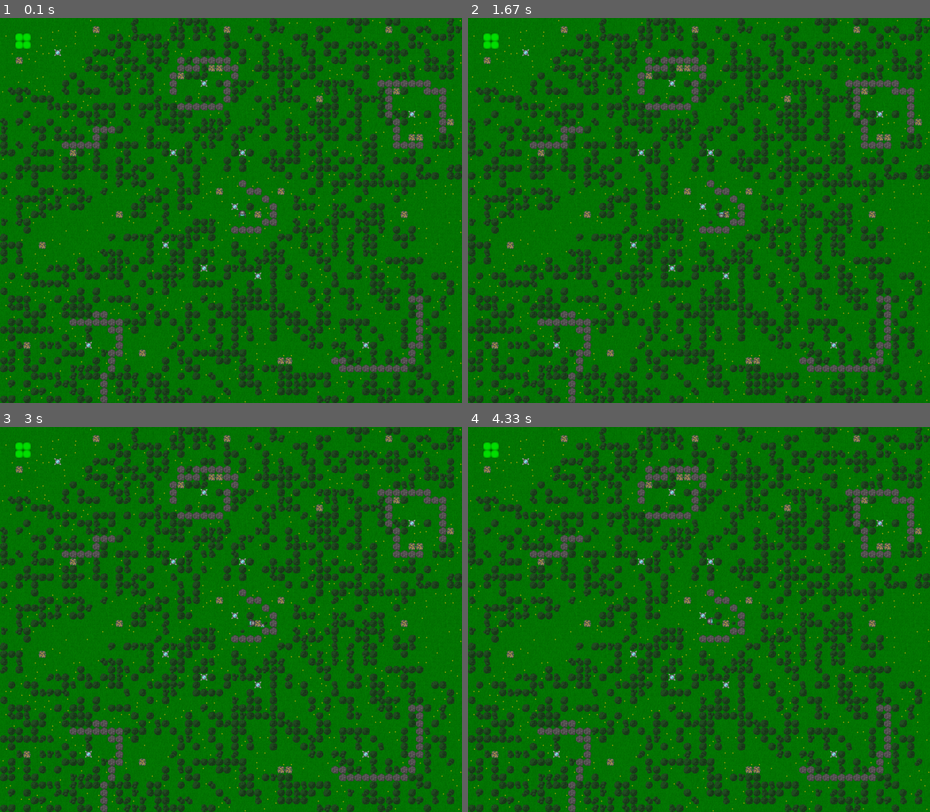
Above: before the commit, frames 1-4 (two rows, left to right).
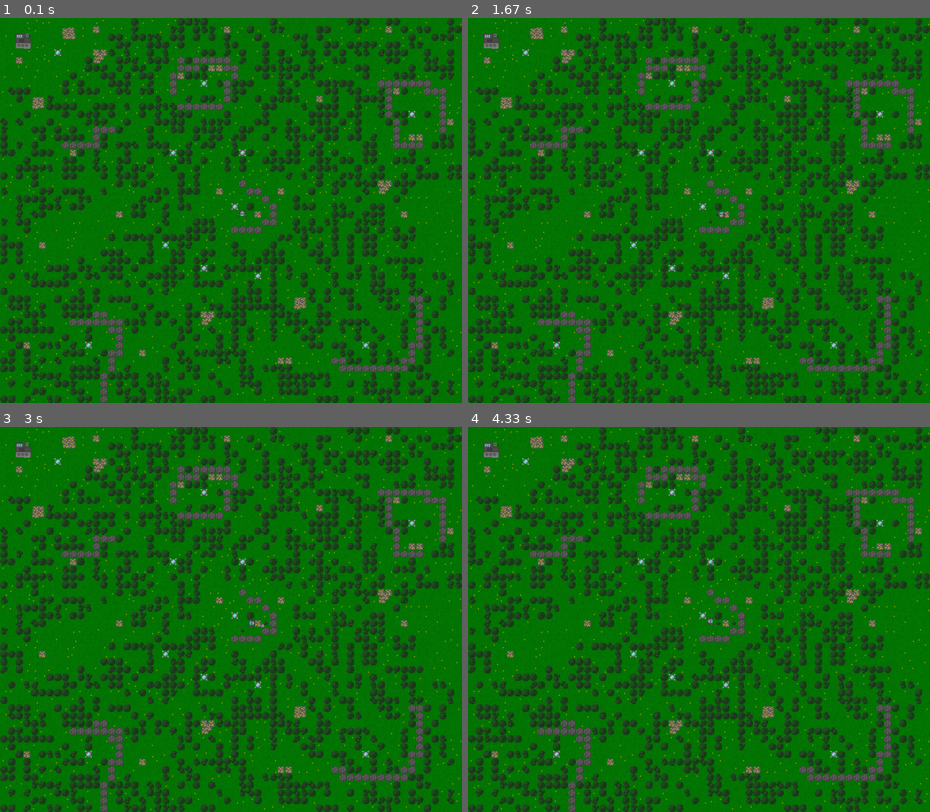
Above: after the commit, the same moments.

Repository: ZeeQyu/TileGame
Game: pygame game, started from main.py
Two runs of this game, one before a commit and one after it. Both use one fixed random seed, a clock stepped at 60 frames per second and the inputs below. The source is Python 2; it was converted automatically to run under Python 3.
Inputs:
- Up to frame 1 (0.1 s): no input
- Up to frame 2 (1.67 s): tap D at 0.33 s; tap Q at 0.67 s; hold Right 1.1-1.57 s; hold D 1.1-1.57 s; tap F at 1.17 s; hold Up from 1.6 s (still down); hold W from 1.6 s (still down)
- Up to frame 3 (3 s): tap F at 1.67, 2, 2.3, 2.5, 2.8 s; release Up at 1.9 s; release W at 1.9 s; hold Right 1.93-2.4 s; hold D 1.93-2.4 s; hold Left 2.43-2.97 s; hold A 2.43-2.97 s
- Up to frame 4 (4.33 s): hold Down 3-3.3 s; hold S 3-3.3 s; tap F at 3.07, 3.4, 3.7, 3.83, 4.23 s; hold Left 3.33-3.73 s; hold A 3.33-3.73 s; hold Up 3.77-4.13 s; hold W 3.77-4.13 s; hold Right from 4.17 s (still down); hold D from 4.17 s (still down)

The runs differ from the first frame. In frame 1, 6.5% of the frame differs, in the area x 3-100%, y 0-100%; in frame 2, 6.5%; in frame 3, 6.5%; in frame 4, 6.5%.

Commit message:
Added multitiles and rewrote random tile code

Diff:
--- a/concept.txt
+++ b/concept.txt
@@ -32,9 +32,9 @@
 X Reconfigurable keys (insert key)
 X Friendly units
 X A character that can alter the terrain
-/ Adding window icon (Picture won't display in taskbar,
-	  this might not be fixable until packaging into installer.
-  Dragging packages
+/ Adding window icon (Picture won't display in taskbar, this might not be fixable until packaging into installer.
+X Dragging packages
+X Multi-tiles
   Structures
   Multitile structures - HQ
   Enemies and combat
@@ -45,6 +45,6 @@
   Sound
   Tutorial
   Polishing and optimizing
-  	Animated tiles
-  	Different keyboard layouts handling
+	  Animated tiles
+	  Different keyboard layouts handling
   Publishing via a Website?
--- a/main.py
+++ b/main.py
@@ -36,7 +36,7 @@
     pygame.init()
 
     # Make map
-    globals.map, globals.width, globals.height, globals.player_start_x, globals.player_start_y = maps.generate_map("map.png")
+    maps.generate_map()
     # Initiate player
     globals.special_entity_list["player"] = players.Player(globals.player_start_x, globals.player_start_y)
     # Creates a window just the size to fit all the tiles in the map file.
--- a/src/constants.py
+++ b/src/constants.py
@@ -80,8 +80,6 @@
          "dirt3": Img("dirt3.png"),
          "dirt4": Img("dirt4.png"),
          "dirt5": Img("dirt5.png"),
-         "rock": Img("rocktile.png", color_code=(0, 0, 0), collides=True),
-         "ore": Img("oreTile.png", color_code=(255, 216, 0)),
          "tree": Img("tree1.png", color_code=(124, 124, 124), random=True, collides=True, destroy=[10, "stump"]),
          "tree2": Img("tree2.png"),
          "tree3": Img("tree3.png"),
@@ -102,6 +100,10 @@
          "tree18": Img("tree18.png"),
          "tree19": Img("tree19.png"),
          "tree20": Img("tree20.png"),
+         "megatree": Img("multiTree.png", destroy=[50, "dirt"], multi_tile=()),
+         "stump": Img("stump.png", random=True, destroy=[15, "dirt"]),
+         "stump2": Img("stump2.png"),
+         "stump3": Img("stump3.png"),
          "sapling": Img("sapling.png", random=True, destroy=[0, "grass"], evolve=[100, 200, "tree"]),
          "sapling2": Img("sapling2.png"),
          "sapling3": Img("sapling3.png"),
@@ -112,12 +114,17 @@
          "dirt-sapling3": Img("dirtSapling3.png"),
          "dirt-sapling4": Img("dirtSapling4.png"),
          "dirt-sapling5": Img("dirtSapling5.png"),
-         "stump": Img("stump.png", random=True, destroy=[15, "dirt"]),
-         "stump2": Img("stump2.png"),
-         "stump3": Img("stump3.png"),
-         "hq": Img("placeholder.png", color_code=(255, 106, 0), multi_tile=(2, 2)),
+         "rock": Img("rocktile.png", color_code=(0, 0, 0), collides=True),
+         "ore": Img("oreTile.png", color_code=(255, 216, 0)),
+         "large_ore": Img("large_ore1.png", color_code=(255, 255, 0), random=True, multi_tile=(2, 2)),
+         "large_ore2": Img("large_ore2.png"),
+         "large_ore3": Img("large_ore3.png"),
+         "hq": Img("hq.png", color_code=(255, 106, 0), multi_tile=(2, 2)),
          "start_tile": Img("grassTile1.png", color_code=(178, 0, 255)),
          "package_tile": Img("package.png", color_code=(255, 0, 0)),
+
+         "pointer": Img("emptyPixel.png"),
+         "collide_pointer": Img("emptyPixel.png", collides=True),
 
          # entities
          "player": Img("player.png"),
@@ -142,7 +149,7 @@
     SLEEP_TIME = 0.001
 
 # The identifier of the tile that should be used
-# when the map.png decoding fails
+# when the map.png decoding fails. This tile should always have placeable=True.
 DEFAULT_TILE = "grass"
 # The tile that is placed with the players place key
 SPECIAL_PLACE_TILES = {"dirt": "dirt-sapling"}
--- a/src/maps.py
+++ b/src/maps.py
@@ -11,6 +11,7 @@
     which is used for painting the game world on the screen.
     It can be edited easily by replacing an index with a new tile instance.
 '''
+import pdb
 
 import pygame
 
@@ -18,17 +19,19 @@
 import tiles
 import globals
 
-def generate_map(map_name):
+def generate_map():
     ''' Function that loads a PIL image and reads it, pixel by pixel, to decode it into a tile map.
 
-        "map_name" should be a file name in the res folder.
-        returns a map (two-dimensional list of Tiles), the width and height of the image loaded
-        and the player starting point, x and y, from the file. (5 items)
-        if no starting point is found, return 0, 0 as the starting point.
+        Gets the map from the constants.IMAGES["map"] object.
+        Sets a map (two-dimensional list of Tiles), the width and height of the image loaded
+        and the player starting point, x and y, from the file as variables in the globals module.
+        (5 items) If no starting point is found, return 0, 0 as the starting point.
     '''
-    # Load the image and declare variables
+    # Load the image
     map_image = pygame.image.load("res\\" + constants.IMAGES["map"].png)
     map = []
+    # Variable for holding multi_tiles until after the primary generation, because
+    multi_tiles = []
     width, height = map_image.get_size()
     player_start_x = 0
     player_start_y = 0
@@ -44,13 +47,29 @@
             if type == "start_tile":
                 player_start_x = x * constants.TILE_SIZE
                 player_start_y = y * constants.TILE_SIZE
-
+            # Check to see if it's a multi-tile and, if so, store that in a variable to be done last
+            if constants.IMAGES[type].multi_tile:
+                multi_tiles.append([type, x, y])
+                map[x].append(tiles.make_tile(constants.DEFAULT_TILE, x, y))
+                continue
             # Make a new tile and add it to the map
             tile = tiles.make_tile(type, x, y)
             map[x].append(tile)
 
-    # Return the map, image size (for size of windows) and player start point
-    return map, width, height, player_start_x, player_start_y
+    # Sets the values to the global values
+    globals.map = map
+    globals.width = width
+    globals.height = height
+    globals.player_start_x = player_start_x
+    globals.player_start_y = player_start_y
+
+    # Create the multi-tiles
+    for multi_tile in multi_tiles:
+        type, x, y = multi_tile
+        width, height = constants.IMAGES[type].multi_tile
+        if (globals.map[x][y].type == constants.DEFAULT_TILE and
+                tiles.area_is_free(x, y, width, height)):
+            globals.map[x][y] = tiles.make_tile(type, x, y)
 
 def pixel_type(pixel, x, y):
     ''' Function for checking a pixel color code and from that figuring out which kind of tile should go to that index in the map.
@@ -74,7 +93,8 @@
 
         Uses variables from globals.py and constants.py
 
-        DEPRECATED! use update_map and screen.blit instead! (Much quicker)
+        DEPRECATED! use update_map and screen.blit instead! (Much quicker as it doesn't
+            have to update the entire screen every frame then)
     '''
     globals.screen.fill(constants.BLACK)
     for i in range(len(map)):
--- a/src/tiles.py
+++ b/src/tiles.py
@@ -11,12 +11,17 @@
     They have a texture associated, the type attribute
     corresponds to the constants.py IMAGES dictionary paths.
 '''
-
 from random import choice, randint
 
 import pygame
 
 import constants, globals, entities, units
+
+class AreaNotFreeException(Exception):
+    ''' Is thrown if a multitile is placed in a non-free spot. The spot should always be checked before
+        make_tile() is called.
+    '''
+    pass
 
 class Tile(object):
     ''' Tile object containing the type and location of the tile.
@@ -38,6 +43,15 @@
         # Timer until some tiles "evolve"
         self.timer = timer
 
+        if constants.IMAGES[type].random:
+            image_keys = []
+            for image in constants.IMAGES.keys():
+                if image.startswith(type) and (image[len(type):].isdigit() or len(image) == len(type)):
+                    image_keys.append(image)
+            self.image = choice(image_keys)
+        else:
+            self.image = self.type
+
     def tick(self):
         ''' Method for counting down the block replacement timer.
             Should only be called if the tile is a transforming tile (for example, sapling)
@@ -54,11 +68,10 @@
                            constants.TILE_SIZE, constants.TILE_SIZE)
 
     def get_image(self):
-        ''' Returns the image string which relates to the globals.images dictionary.
-            Should be used when determining what image should be used.
-            Only exists to be overwritten by subclasses like RandomTile.
+        ''' Returns the random texture string or just the image
         '''
-        return self.type
+        return self.image
+
 
     def time_up(self):
         ''' The function that should be called when self.timer has reached 0
@@ -93,46 +106,23 @@
         '''
         return self.type != other.type
 
-class RandomTile(Tile):
-    ''' Subclass of Tile with code for random texture selection and preserving
+class MultiTileHead(Tile):
+    ''' The top-left tile of any multi-tile. Paints the actual image
     '''
-    def __init__(self, type, x, y, timer=0):
-        ''' Initializes a tile with one of the textures whose identifier contains
-            the type, for more varied visual impression.
-        '''
-        super(RandomTile, self).__init__(type, x, y, timer)
-
-        image_keys = []
-        for image in constants.IMAGES.keys():
-            if image.startswith(type) and (image[len(type):].isdigit() or len(image) == len(type)):
-                image_keys.append(image)
-        self.image = choice(image_keys)
-
-    def get_image(self):
-        ''' Returns the random texture string.
-        '''
-        return self.image
-
-class MultiTileHead(Tile):
-    ''' The top-left tile of any multi-tile. Contains all the actual metadata and paints the actual image
-    '''
-    def __init__(self, x, y, type, width, height):
+    def __init__(self, type, x, y, width, height):
         super(MultiTileHead, self).__init__(type, x, y)
 
 class MultiTilePointer(Tile):
     ''' The other tiles that aren't the head in a multi-tile. Paints a single, empty pixel and points any
         operation towards the multi-tile head.
     '''
-    def __init__(self, x, y, head_x, head_y):
-        super(MultiTilePointer, self).__init__("pointer", x, y)
+    def __init__(self, type, x, y, head_x, head_y):
+        super(MultiTilePointer, self).__init__(type, x, y)
         self.head_x = head_x
         self.head_y = head_y
 
-    def get_image(self):
-        ''' Gets the empty pixel identifier, so that nothing is actually drawn on the screen
-            when the pointers are painted.
-        '''
-        return "empty_pixel"
+    def tick(self):
+        super(MultiTilePointer, self).tick()
 
 def area_is_free(x, y, width, height):
     ''' Checks an area for if a multitile can be placed there
@@ -147,37 +137,53 @@
     for i in range(x, x+width):
         for j in range(y, y+height):
             # If any of the tiles aren't placeable, it isn't free.
-            if not constants.IMAGES[globals.map[i][j].type].placeable:
+            if constants.IMAGES[globals.map[i][j].type].placeable == False:
                 is_free = False
             else:
-                # units.Package(i * constants.TILE_SIZE, j * constants.TILE_SIZE, custom_name="areapackage" + str(i) + "." + str(j))
+#                 units.Package(i * constants.TILE_SIZE, j * constants.TILE_SIZE, custom_name="areapackage" + str(i) + "." + str(j))
                 pass
     return is_free
 
-def make_tile(type, x, y):
+def make_tile(type, x, y, target=None):
     ''' Function to create a tile of the appropriate type (Standard, Random and, later, multi-tile)
         Should be used instead of directly creating a specific tile unless it is certain which type
         is needed.
 
         "type" should be a string identifier from IMAGES.
-        If it is a random tile, it should be the base form of the identifier
-        (for example, "tree" and not "tree1"
+            If it is a random tile, it should be the base form of the identifier
+            (for example, "tree" and not "tree1"
         "x" and "y" are the indices of the tile in the "globals.map" array
     '''
     # If it is a multi-tile
-    if constants.IMAGES[type].multi_tile:
-        pass
+    if constants.IMAGES[type].multi_tile != None:
+        width, height = constants.IMAGES[type].multi_tile
+        if not area_is_free(x, y, width, height):
+            raise AreaNotFreeException("The area at x " + x + ", y " + y +
+                                       ", with the width " + width + " and the height " +
+                                       height + " was not placeable. Please check the area " +
+                                       "before attempting to create a multi-tile.")
+        # Create pointers
+        for i in range(x, x + width):
+            for j in range(y, y + height):
+                # If it's the top-left tile, skip it
+                if x == i and y == j:
+                    continue
+                if constants.IMAGES[type].collides:
+                    globals.map[i][j] = make_tile("collide_pointer", i, j, (x, y))
+                else:
+                    globals.map[i][j] = make_tile("pointer", i, j, (x, y))
+
+        return MultiTileHead(type, x, y, width, height)
+
     timer = 0
     # If the tile evolves, get a random timer for that
     if constants.IMAGES[type].evolve != None:
         coordinates = [x, y]
         globals.tick_tiles.append(coordinates)
         timer = randint(*constants.IMAGES[type].evolve[:2])
-        replace_tile = constants.IMAGES[type].evolve[2]
-    # Random tiles
-    if not constants.DEACTIVATE_RANDOM_TEXTURES:
-        if constants.IMAGES[type].random:
-            return RandomTile(type, x, y, timer)
+
+        if target != None:
+            return MultiTilePointer(type, x, y, *target)
         else:
             return Tile(type, x, y, timer)
     else:
Not shown, changed: TODO.txt
Binary file added: res/large_ore1.png
Binary file added: res/large_ore2.png
Binary file added: res/large_ore3.png
Binary file changed: res/map.png
Binary file added: res/multiTree.png
